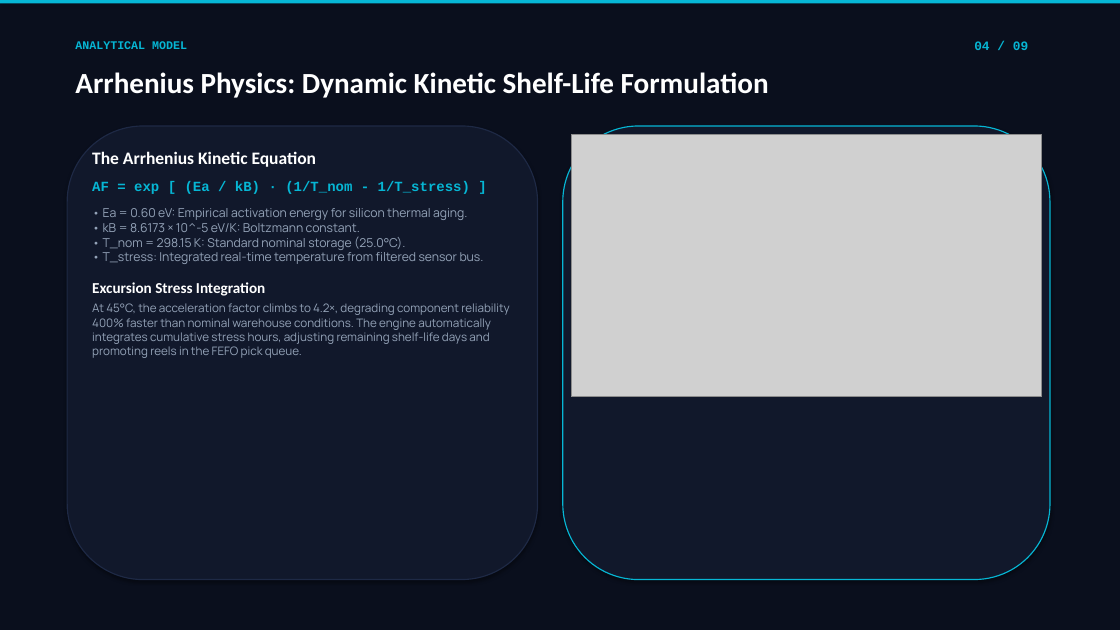
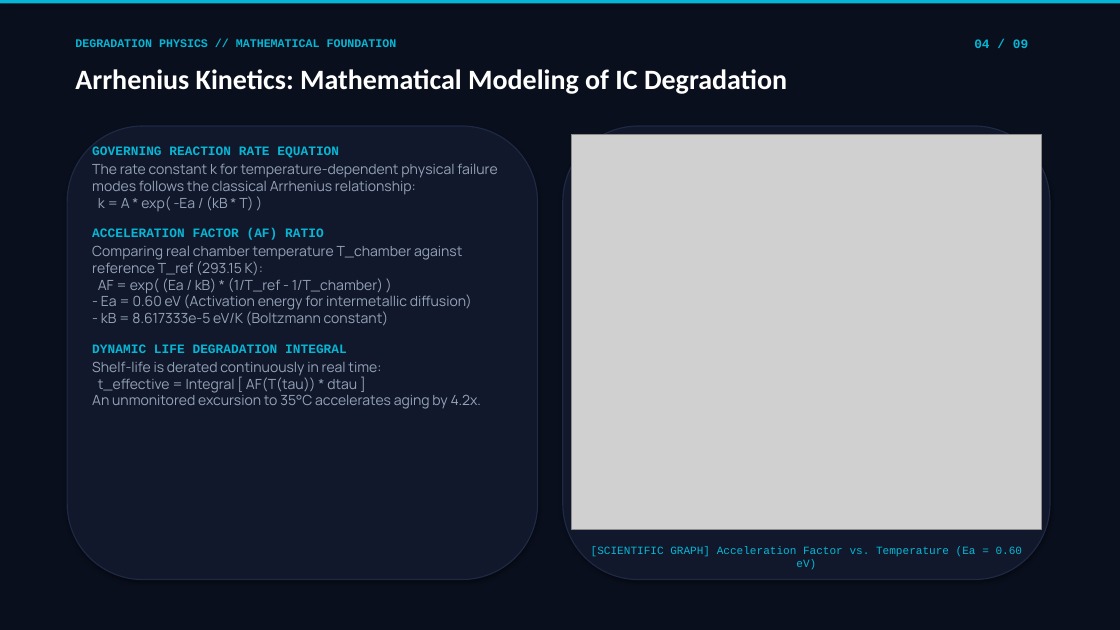
Before and after one commit to Shreyansha790/smart-component-storage, a slide deck: slide 4 of Smart_Component_Storage_Presentation.pptx. Drawn at 1120x630 pixels with LibreOffice and Linux fonts; fonts in the diff are those of the drawing; grey boxes stand for pictures. Boxes give left, top, right and bottom in pixels: in the first picture for what was removed or moved away, otherwise in the second. Text is boxed around its words. In the diff, an @@ line names an element or a change of style, - is before the commit and + after.

Commit message:
feat(presentation): update presentation deck with authentic live app screenshots and scientific kinetics graphs (zero synthetic images)

```diff
--- a/Smart_Component_Storage_Presentation.pptx
+++ b/Smart_Component_Storage_Presentation.pptx
@@ text at (75,39,397,47): text changed @@
-ANALYTICAL MODEL
+DEGRADATION PHYSICS // MATHEMATICAL FOUNDATION
@@ text at (75,69,787,94): text changed; size 25 to 24 pt @@
-Arrhenius Physics: Dynamic Kinetic Shelf-Life Formulation
+Arrhenius Kinetics: Mathematical Modeling of IC Degradation
@@ text at (92,146,497,409): text changed; size 10 to 12 pt @@
-The Arrhenius Kinetic Equation
-AF = exp [ (Ea / kB) · (1/T_nom - 1/T_stress) ]
-• Ea = 0.60 eV: Empirical activation energy for silicon thermal aging.
-• kB = 8.6173 × 10^-5 eV/K: Boltzmann constant.
-• T_nom = 298.15 K: Standard nominal storage (25.0°C).
-• T_stress: Integrated real-time temperature from filtered sensor bus.
-Excursion Stress Integration
-At 45°C, the acceleration factor climbs to 4.2×, degrading component reliability 400% faster than nominal warehouse conditions. The engine automatically integrates cumulative stress hours, adjusting remaining shelf-life days and promoting reels in the FEFO pick queue.
+GOVERNING REACTION RATE EQUATION
+The rate constant k for temperature-dependent physical failure modes follows the classical Arrhenius relationship:
+k = A * exp( -Ea / (kB * T) )
+ACCELERATION FACTOR (AF) RATIO
+Comparing real chamber temperature T_chamber against reference T_ref (293.15 K):
+AF = exp( (Ea / kB) * (1/T_ref - 1/T_chamber) )
+- Ea = 0.60 eV (Activation energy for intermetallic diffusion)
+- kB = 8.617333e-5 eV/K (Boltzmann constant)
+DYNAMIC LIFE DEGRADATION INTEGRAL
+Shelf-life is derated continuously in real time:
+t_effective = Integral [ AF(T(tau)) * dtau ]
+An unmonitored excursion to 35°C accelerates aging by 4.2x.
@@ rounded rectangle at (563,126,1050,580): outline #06B6D4 1 pt to #1E2945 1 pt @@
@@ picture: place and size @@
-picture at (571,134,1042,397)
+picture at (571,134,1042,529)
@@ text added at (591,546,1023,569), 9.5 pt, text #06B6D4 @@
+[SCIENTIFIC GRAPH] Acceleration Factor vs. Temperature (Ea = 0.60 eV)
```
Also in this commit, not shown: 8 slides added, 8 slides removed, 2 other files.
